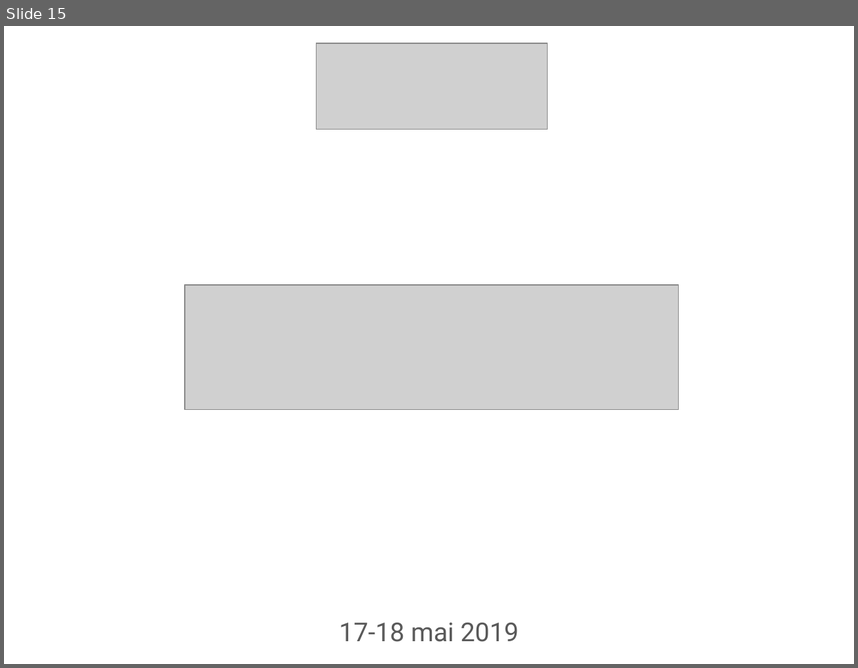
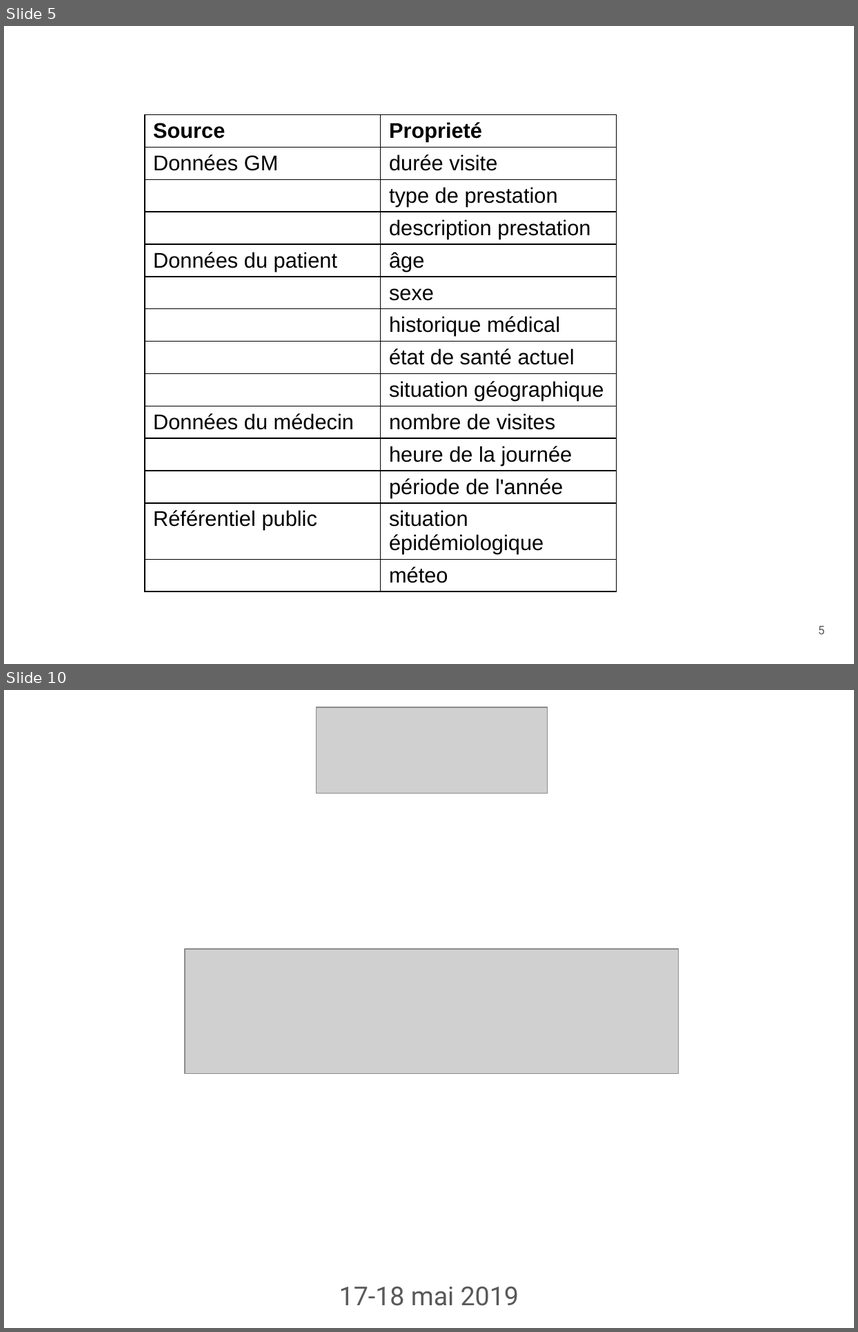
Before and after one commit to giodemaio/hackathonGM, a slide deck: GM IT Hackathon PITCH Doc Time.pptx. Shown one above the other, each under a label of ours: slide 15 before the commit, slides 5 and 10 after it; the slides between them are not shown. The pictures are 858x668 and 858x1332 pixels, drawn with LibreOffice and Linux fonts; fonts in the diff are those of the drawing; grey boxes stand for pictures; background and template pictures are left out. Boxes give left, top, right and bottom in pixels: in the first picture for what was removed or moved away, otherwise in the second. Text is boxed around its words. In the diff, an @@ line names an element or a change of style, - is before the commit and + after.

```diff
--- a/GM IT Hackathon PITCH Doc Time.pptx
+++ b/GM IT Hackathon PITCH Doc Time.pptx
@@ slide 5 added at (x1=4, y1=26, x2=854, y2=664), background picture (left out) @@
@@ table added at (x1=144, y1=114, x2=617, y2=586), 14 rows, 2 columns @@
+Source | Proprieté
+Données GM | durée visite
+ | type de prestation
+ | description prestation
+Données du patient | âge
+ | sexe
+ | historique médical
+ | état de santé actuel
+ | situation géographique
+Données du médecin | nombre de visites
+ | heure de la journée
+ | période de l'année
+Référentiel public | situation épidémiologique
+ | méteo
@@ page number added at (x1=818, y1=626, x2=825, y2=634), 10 pt, text #595959 @@
+5
@@ what was slide 15 is now slide 10 @@
```
Also in this commit, not shown: 7 other slides added, 14 slides removed.
